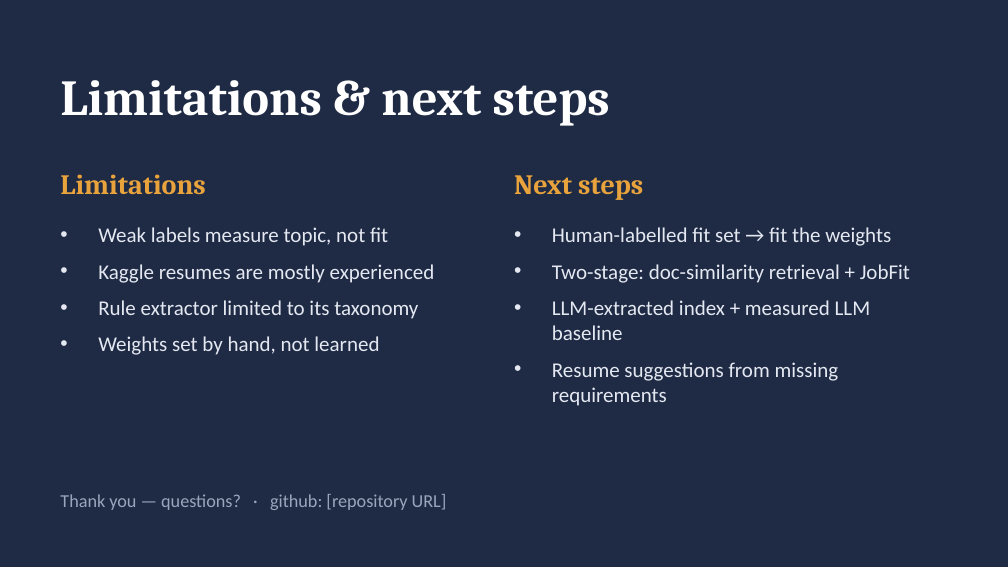
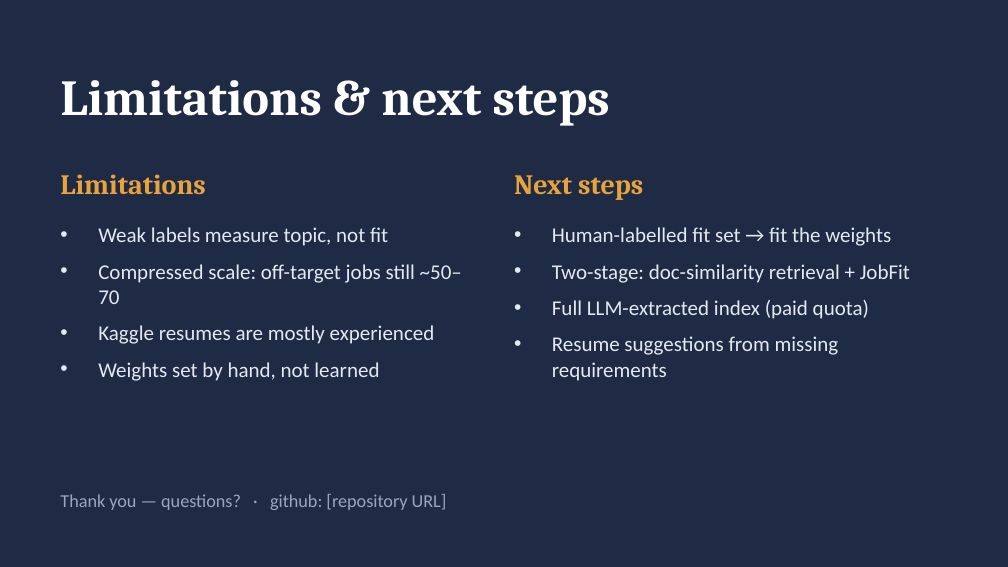
Before and after one commit to ml5384-sys/genai_project, a slide deck: slide 10 of docs/JobFit_Presentation.pptx. Drawn at 1008x567 pixels with LibreOffice and Linux fonts; fonts in the diff are those of the drawing. Boxes give left, top, right and bottom in pixels: in the first picture for what was removed or moved away, otherwise in the second. Text is boxed around its words. In the diff, an @@ line names an element or a change of style, - is before the commit and + after.

```diff
--- a/docs/JobFit_Presentation.pptx
+++ b/docs/JobFit_Presentation.pptx
@@ text at (98,264,462,304): paragraph added @@
+• Compressed scale: off-target jobs still ~50–70
@@ text at (98,300,418,319): paragraph removed @@
-• Rule extractor limited to its taxonomy
@@ text at (552,300,869,319): text changed @@
-• LLM-extracted index + measured LLM baseline
+• Full LLM-extracted index (paid quota)
```
Also in this commit, not shown: 1 other slide changed, 15 other files.
